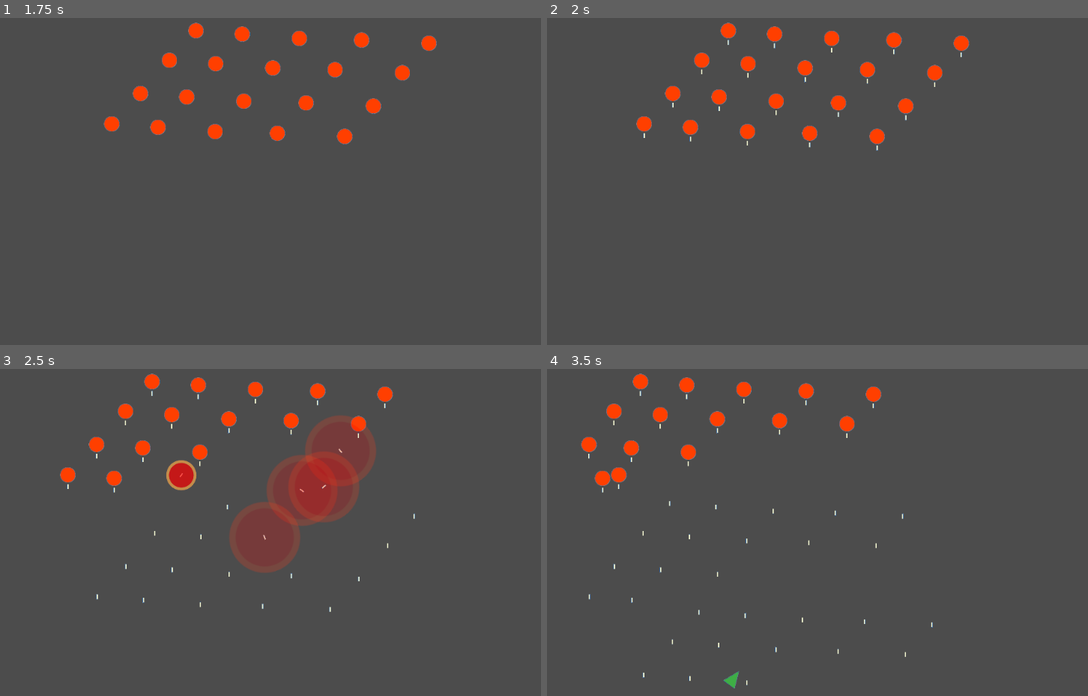
Above: before the commit, frames 1-4 (two rows, left to right).
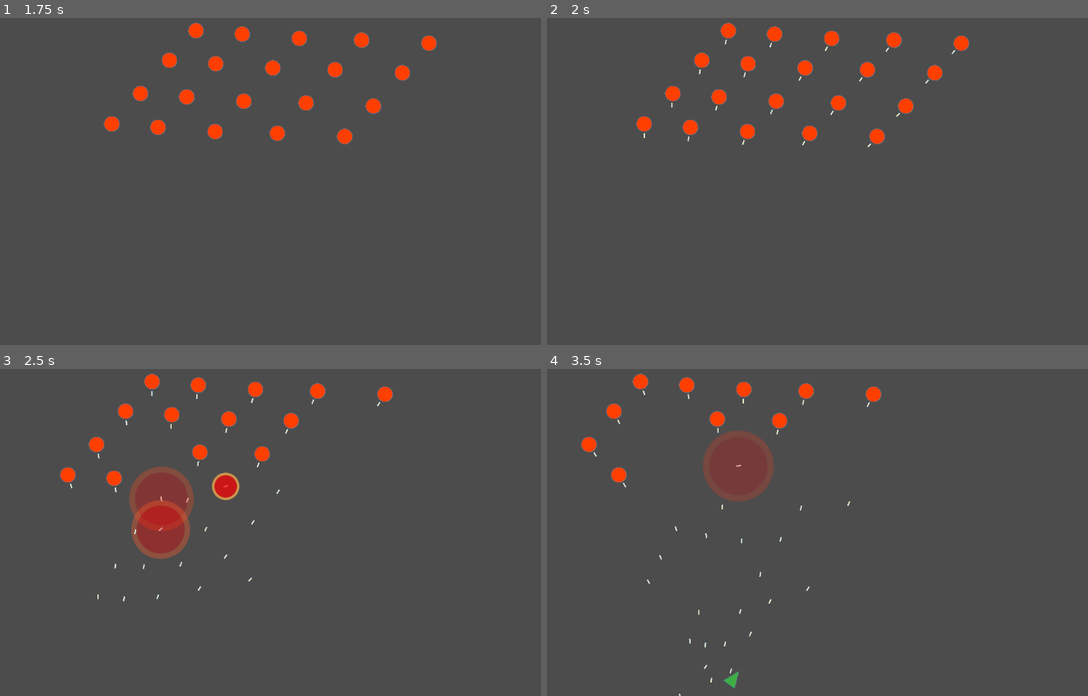
Above: after the commit, the same moments.

Repository: danieljohnson2/Shooty
Game: Godot game, scene res://Game.tscn
The game is run twice, just before and just after one commit, with the same random seed, the same clock (stepped at 60 frames per second) and the same inputs.
Inputs (mouse positions are in pixels of both pictures, inside the frame that each line leads up to):
- Up to frame 1 (1.75 s): move the mouse to (411, 152) at 0.52 s; hold Right (ui_right) 0.53-1.28 s; move the mouse to (162, 188) at 1.27 s; hold Down (ui_down) from 1.28 s (still down)
- Up to frame 2 (2 s): keep holding Down (ui_down)
- Up to frame 3 (2.5 s): move the mouse to (340, 444) at 2.02 s; release Down (ui_down) at 2.03 s; hold Right (ui_right) from 2.03 s (still down)
- Up to frame 4 (3.5 s): move the mouse to (801, 591) at 2.77 s; release Right (ui_right) at 2.78 s; hold Up (ui_up) from 2.78 s (still down)

Frame 1 is identical in both runs. In frame 2, 0.2% of the frame differs, in the area x 17-77%, y 6-41%; in frame 3, 10%, in the area x 12-77%, y 7-75%; in frame 4, 3.2%.

Commit message:
Let's make the enemy shoot _at_ the player. Much more exciting

Diff:
--- a/Enemy.gd
+++ b/Enemy.gd
@@ -21,6 +21,8 @@
 	shot_time_remaining -= delta
 	if shot_time_remaining <= 0:
 		shot_time_remaining = shot_time
-		var bullet = bulletTemplate.instance()
-		bullet.duration = 2
-		bullet.shoot_at(self.position + Vector2(0, 100), self, 20, 400)
+
+		for target in get_tree().get_nodes_in_group("Player"):
+			var bullet = bulletTemplate.instance()
+			bullet.duration = 2
+			bullet.shoot_at(target.global_position, self, 20, 400)
